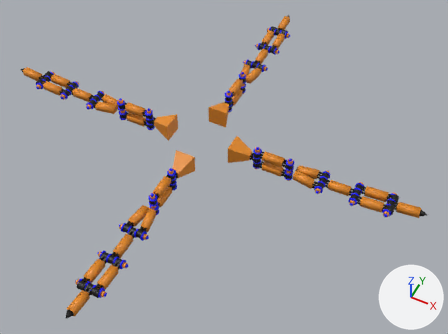
The glTF model blender/export/spider.glb: old version first, new version second.
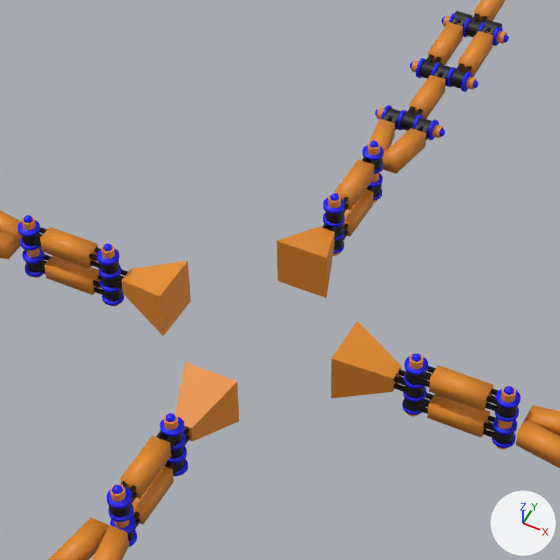
Each version is shown whole from a 50 mm lens placed at (63.9, -113.1, 152.2), pointed at (8.7, -2.8, 14.3), then close up on the part from 25% to 69% of the width and 7% to 66% of the height. The lights are fixed; the arrows at lower right show +X, +Y and +Z. Where no turn or scale is listed for an object, it has been applied to the vertices.
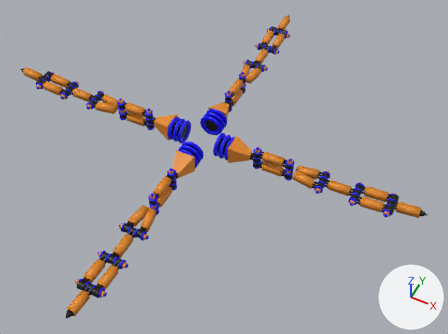
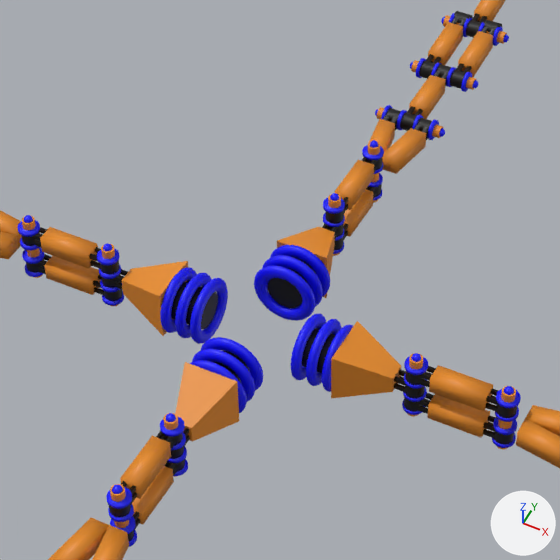
What differs and where, as boxes [x1, y1, x2, y2] in the close-ups (560 x 560 px):
'Torus.008', added (blue): after [254, 265, 315, 321]
'Torus.005', added (blue): after [190, 278, 228, 344]
'Torus.001', added (blue): after [192, 349, 255, 402]
'Torus.002', added (blue): after [201, 337, 263, 390]
'Torus.010', added (blue): after [306, 319, 342, 386]
'Torus.011', added (blue): after [291, 314, 326, 380]
'Torus.007', added (blue): after [263, 255, 323, 308]
'Torus.004', added (blue): after [175, 273, 212, 338]
'Torus.003', added (blue): after [160, 267, 197, 333]
'Torus.006', added (blue): after [270, 245, 330, 296]
'Cylinder.158', added (black): after [267, 258, 316, 308]
'Cylinder.157', added: after [171, 281, 218, 329]
'Torus.009', added (blue): after [322, 325, 353, 392]
'Torus', added (blue): after [190, 360, 247, 413]
'Cylinder.159', added (black): after [302, 328, 335, 373]
'Cylinder.156', added: after [214, 350, 249, 383]
'Cube.009', unchanged, covered by the edit: [277, 227, 335, 298] in both

Patch to the scene script:
```diff
--- a/blender/export/spider.glb.py
+++ b/blender/export/spider.glb.py
@@ ob_cylinder_159 @@
+ob_cylinder_159 = bpy.data.objects.new('Cylinder.159', me_cylinder_159)  # a 32-sided cylinder along x spanning x 6.0..9.5, y -2.1..2.1, z 17.9..22.1; in mat_legjoins_003 (black #000000)
+ob_cylinder_159.location = (0.0, 0.0, 0.0)
@@ ob_torus_011 @@
+ob_torus_011 = bpy.data.objects.new('Torus.011', me_torus_011)  # 576 vertices, 1152 faces; spans x 5.4..6.45, y -3.66..3.66, z 16.34..23.66; in mat_jointdamper_003 (blue #0000ff)
+ob_torus_011.location = (0.0, 0.0, 0.0)
@@ ob_torus_010 @@
+ob_torus_010 = bpy.data.objects.new('Torus.010', me_torus_010)  # 576 vertices, 1152 faces; spans x 7.17..8.22, y -3.66..3.66, z 16.34..23.66; in mat_jointdamper_003 (blue #0000ff)
+ob_torus_010.location = (0.0, 0.0, 0.0)
@@ ob_torus_009 @@
+ob_torus_009 = bpy.data.objects.new('Torus.009', me_torus_009)  # 576 vertices, 1152 faces; spans x 8.97..10.02, y -3.66..3.66, z 16.34..23.66; in mat_jointdamper_003 (blue #0000ff)
+ob_torus_009.location = (0.0, 0.0, 0.0)
@@ ob_cylinder_158 @@
+ob_cylinder_158 = bpy.data.objects.new('Cylinder.158', me_cylinder_158)  # a 32-sided cylinder along y spanning x -2.1..2.1, y 6.0..9.5, z 17.9..22.1; in mat_legjoins_003 (black #000000)
+ob_cylinder_158.location = (0.0, 0.0, 0.0)
@@ ob_torus_008 @@
+ob_torus_008 = bpy.data.objects.new('Torus.008', me_torus_008)  # 576 vertices, 1152 faces; spans x -3.66..3.66, y 5.4..6.45, z 16.34..23.66; in mat_jointdamper_003 (blue #0000ff)
+ob_torus_008.location = (0.0, 0.0, 0.0)
@@ ob_torus_007 @@
+ob_torus_007 = bpy.data.objects.new('Torus.007', me_torus_007)  # 576 vertices, 1152 faces; spans x -3.66..3.66, y 7.17..8.22, z 16.34..23.66; in mat_jointdamper_003 (blue #0000ff)
+ob_torus_007.location = (0.0, 0.0, 0.0)
@@ ob_torus_006 @@
+ob_torus_006 = bpy.data.objects.new('Torus.006', me_torus_006)  # 576 vertices, 1152 faces; spans x -3.66..3.66, y 8.97..10.02, z 16.34..23.66; in mat_jointdamper_003 (blue #0000ff)
+ob_torus_006.location = (0.0, 0.0, 0.0)
@@ ob_cylinder_157 @@
+ob_cylinder_157 = bpy.data.objects.new('Cylinder.157', me_cylinder_157)  # a 32-sided cylinder along x spanning x -9.5..-6.0, y -2.1..2.1, z 17.9..22.1; in mat_legjoins_003 (black #000000)
+ob_cylinder_157.location = (0.0, 0.0, 0.0)
@@ ob_torus_005 @@
+ob_torus_005 = bpy.data.objects.new('Torus.005', me_torus_005)  # 576 vertices, 1152 faces; spans x -6.45..-5.4, y -3.66..3.66, z 16.34..23.66; in mat_jointdamper_003 (blue #0000ff)
+ob_torus_005.location = (0.0, 0.0, 0.0)
@@ ob_torus_004 @@
+ob_torus_004 = bpy.data.objects.new('Torus.004', me_torus_004)  # 576 vertices, 1152 faces; spans x -8.22..-7.17, y -3.66..3.66, z 16.34..23.66; in mat_jointdamper_003 (blue #0000ff)
+ob_torus_004.location = (0.0, 0.0, 0.0)
@@ ob_torus_003 @@
+ob_torus_003 = bpy.data.objects.new('Torus.003', me_torus_003)  # 576 vertices, 1152 faces; spans x -10.02..-8.97, y -3.66..3.66, z 16.34..23.66; in mat_jointdamper_003 (blue #0000ff)
+ob_torus_003.location = (0.0, 0.0, 0.0)
@@ ob_cylinder_156 @@
+ob_cylinder_156 = bpy.data.objects.new('Cylinder.156', me_cylinder_156)  # a 32-sided cylinder along y spanning x -2.1..2.1, y -9.5..-6.0, z 17.9..22.1; in mat_legjoins_003 (black #000000)
+ob_cylinder_156.location = (0.0, 0.0, 0.0)
@@ ob_torus_002 @@
+ob_torus_002 = bpy.data.objects.new('Torus.002', me_torus_002)  # 576 vertices, 1152 faces; spans x -3.66..3.66, y -6.45..-5.4, z 16.34..23.66; in mat_jointdamper_003 (blue #0000ff)
+ob_torus_002.location = (0.0, 0.0, 0.0)
@@ ob_torus_001 @@
+ob_torus_001 = bpy.data.objects.new('Torus.001', me_torus_001)  # 576 vertices, 1152 faces; spans x -3.66..3.66, y -8.23..-7.18, z 16.34..23.66; in mat_jointdamper_003 (blue #0000ff)
+ob_torus_001.location = (0.0, 0.0, 0.0)
@@ ob_torus @@
+ob_torus = bpy.data.objects.new('Torus', me_torus)  # 576 vertices, 1152 faces; spans x -3.66..3.66, y -10.03..-8.98, z 16.34..23.66; in mat_jointdamper_003 (blue #0000ff)
+ob_torus.location = (0.0, 0.0, 0.0)
```
